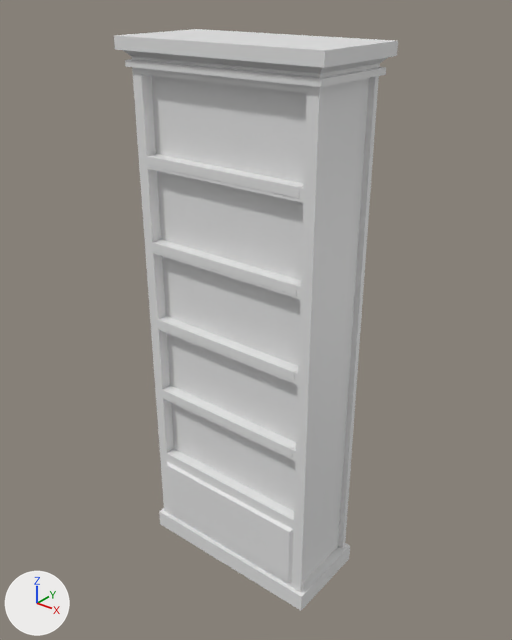
A saved change to the FBX model CastleRaid/Assets/Models/Bookshelf.FBX.
Both versions are drawn from a camera (50 mm lens) standing at (-0.894, -2.021, 2.084) and looking at (-2.296, -0.268, 0.997). Every picture has the same lights, and +X, +Y and +Z are marked at lower left.

Objects in the first picture: 'Bookshelf', 'Cloth1', 'Cloth2', 'Cloth3', 'Cloth4', 'TopLedge'.
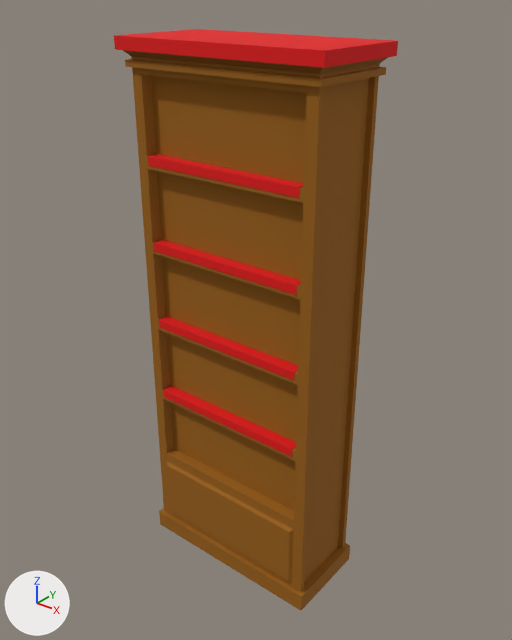
Commit message: Unzipped materials for the bookshelf

The change in detail:
Material '01 - Model' (mat_01___model) is new.
Its base color is (0.318, 0.114, 0.0) (brown #995f00).
Its roughness is 0.859.
Material '02 - Grabable' (mat_02___grabable) is new.
Its base color is (0.773, 0.0, 0.0) (red #e40000).
Its roughness is 0.859.
me_mesh has 142 vertices, 143 faces and spans x -1.04..-0.27, y -0.18..0.18, z 0.0..1.88.
me_mesh now uses material mat_01___model (brown #995f00).
me_mesh_003 has 8 vertices, 6 faces and spans x -0.3..0.3, y -0.025..0.025, z 0.0..0.03.
me_mesh_003 now uses material mat_02___grabable (red #e40000).
me_mesh_001 has 8 vertices, 6 faces and spans x -0.3..0.3, y -0.025..0.025, z 0.0..0.03.
me_mesh_001 now uses material mat_02___grabable (red #e40000).
me_mesh_005 has 8 vertices, 6 faces and spans x -1.04..-0.272, y -0.184..0.184, z 1.83..1.87.
me_mesh_005 now uses material mat_02___grabable (red #e40000).
me_mesh_002 has 8 vertices, 6 faces and spans x -0.3..0.3, y -0.025..0.025, z 0.0..0.03.
me_mesh_002 now uses material mat_02___grabable (red #e40000).
me_mesh_004 has 8 vertices, 6 faces and spans x -0.3..0.3, y -0.025..0.025, z 0.0..0.03.
me_mesh_004 now uses material mat_02___grabable (red #e40000).

What differs and where, as boxes [x1, y1, x2, y2] in the pictures (512 x 640 px):
'Bookshelf', recoloured (grey to brown)
    both: [123, 50, 388, 611]
'TopLedge', recoloured (white to red)
    both: [114, 29, 398, 68]
'Cloth4', recoloured (grey to red)
    both: [148, 154, 304, 198]
'Cloth3', recoloured (white to red)
    both: [153, 240, 301, 295]
'Cloth2', recoloured (white to red)
    both: [159, 316, 298, 380]
'Cloth1', recoloured (white to red)
    both: [163, 386, 296, 457]
